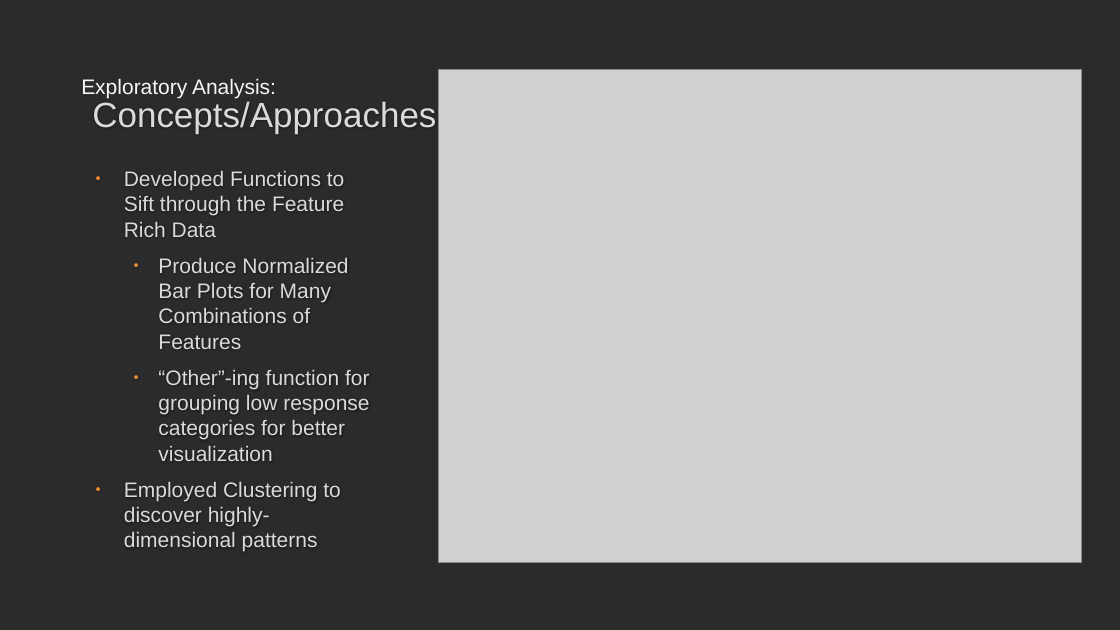
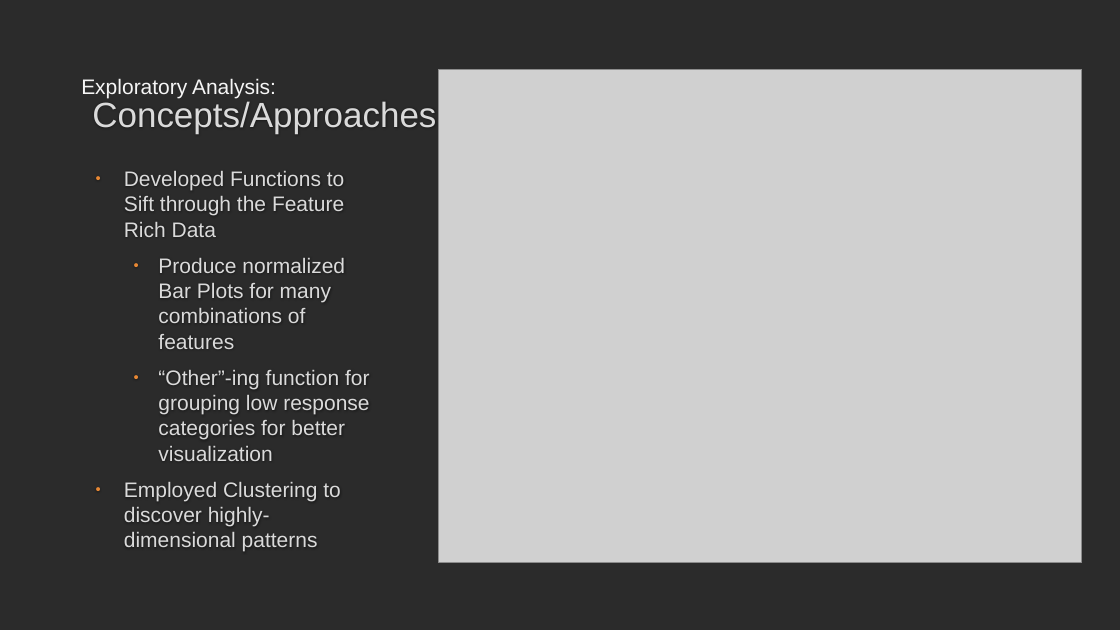
Before and after one commit to sevenwwu/sevenwwu.github.io, a slide deck: slide 6 of write-ups/presentation.pptx. Drawn at 1120x630 pixels with LibreOffice and Linux fonts; fonts in the diff are those of the drawing; grey boxes stand for pictures; background and template pictures are left out; a plain dark background stands for a picture behind light text. Boxes give left, top, right and bottom in pixels: in the first picture for what was removed or moved away, otherwise in the second. Text is boxed around its words. In the diff, an @@ line names an element or a change of style, - is before the commit and + after.

```diff
--- a/write-ups/presentation.pptx
+++ b/write-ups/presentation.pptx
@@ text at [158, 258, 345, 349]: text changed @@
-  • Produce Normalized Bar Plots for Many Combinations of Features
+  • Produce normalized Bar Plots for many combinations of features
```
Also in this commit, not shown: 4 other slides changed, 1 slide added, 3 slides removed.
